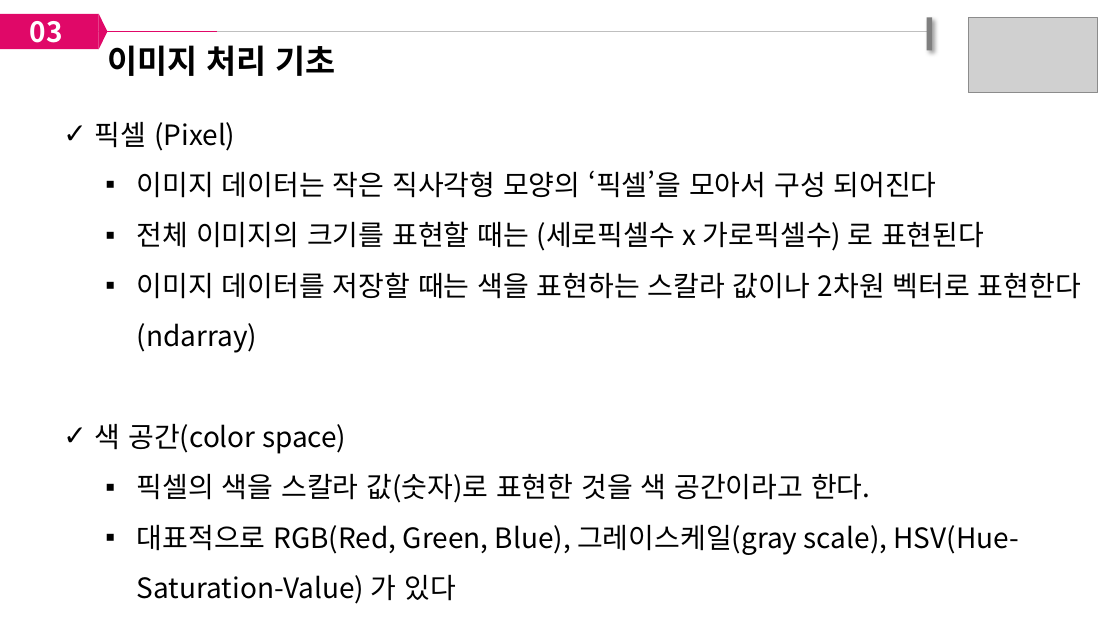
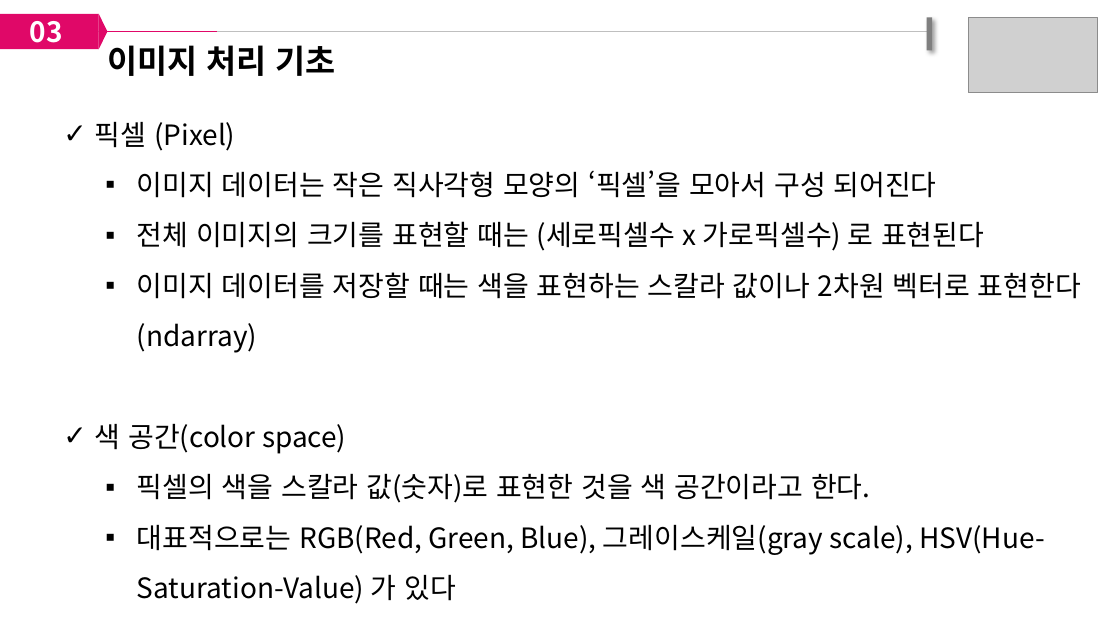
Before and after one commit to paullabkorea/tutorialproject, a slide deck: slide 9 of Data analysis/03. 3일차/데이터시각화.pptx (slide 10 before the commit). Drawn at 1120x630 pixels with LibreOffice and Linux fonts; fonts in the diff are those of the drawing; grey boxes stand for pictures. Boxes give left, top, right and bottom in pixels: in the first picture for what was removed or moved away, otherwise in the second. Text is boxed around its words. In the diff, an @@ line names an element or a change of style, - is before the commit and + after.

```diff
--- a/Data analysis/03. 3일차/데이터시각화.pptx
+++ b/Data analysis/03. 3일차/데이터시각화.pptx
@@ text at <box>137,524,1045,604</box>: text changed @@
-    ▪ 대표적으로 RGB(Red, Green, Blue), 그레이스케일(gray scale), HSV(Hue-Saturation-Value) 가 있다
+    ▪ 대표적으로는 RGB(Red, Green, Blue), 그레이스케일(gray scale), HSV(Hue-Saturation-Value) 가 있다
```
Also in this commit, not shown: 4 other slides changed, 1 slide removed.
